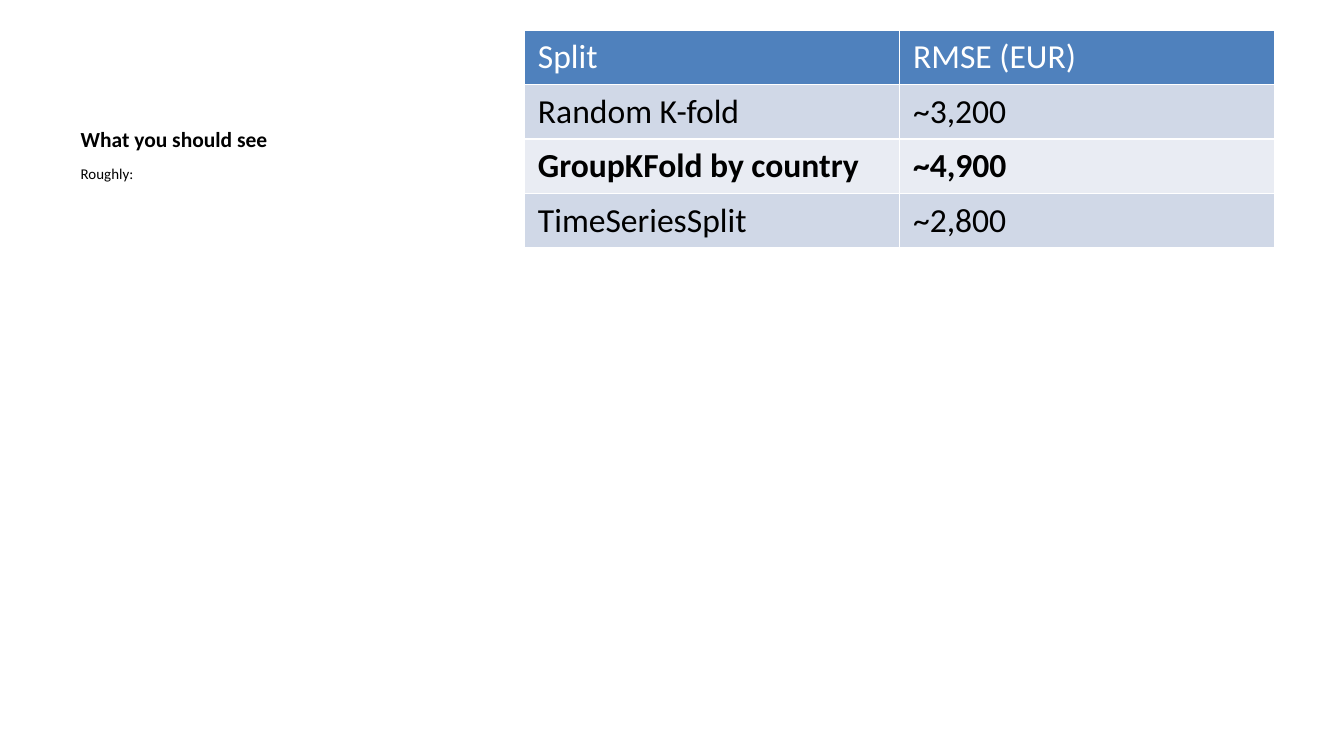
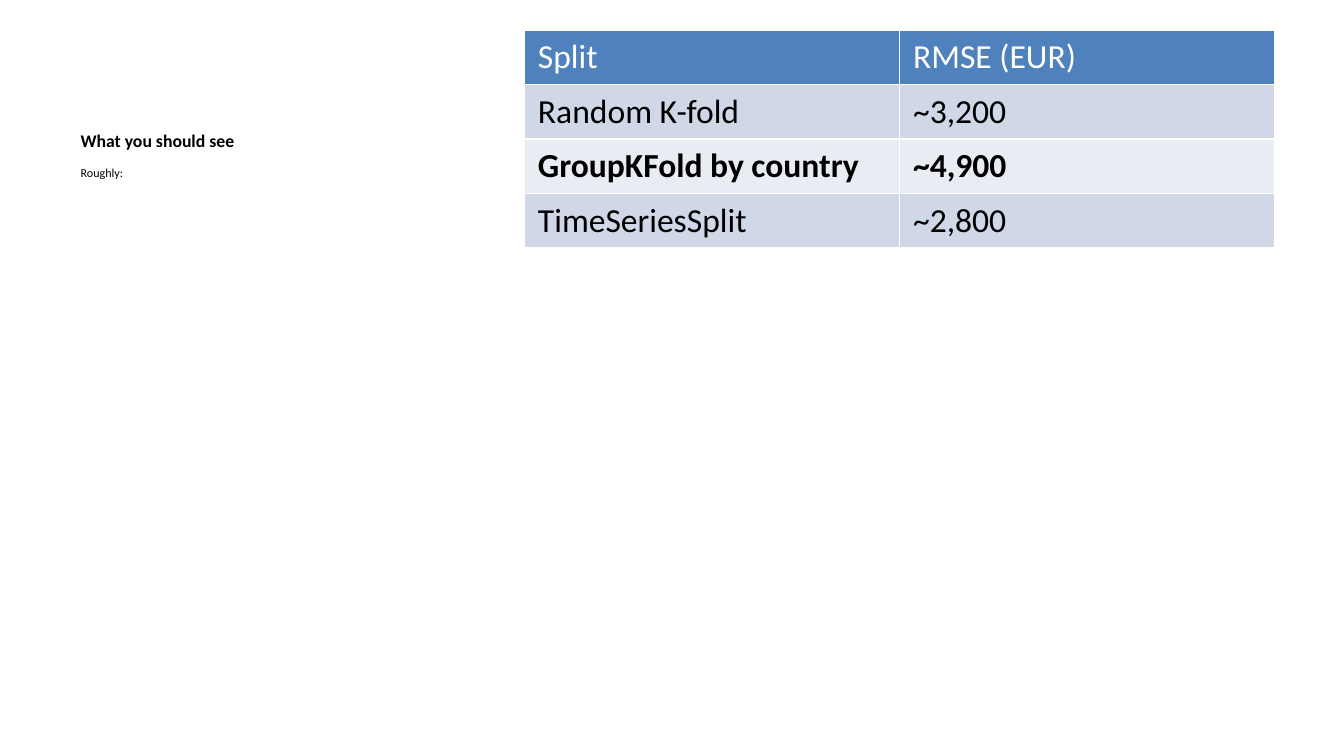
Before and after one commit to warint/quantitative-methods, a slide deck: slide 16 of 04-bias-variance-and-cross-validation/slides.pptx. Drawn at 1344x756 pixels with LibreOffice and Linux fonts; fonts in the diff are those of the drawing. Boxes give left, top, right and bottom in pixels: in the first picture for what was removed or moved away, otherwise in the second. Text is boxed around its words. In the diff, an @@ line names an element or a change of style, - is before the commit and + after.

```diff
--- a/04-bias-variance-and-cross-validation/slides.pptx
+++ b/04-bias-variance-and-cross-validation/slides.pptx
@@ title "What you should see" at <box>81,134,234,150</box>: size 11.5 to 9.5 pt @@
@@ text "Roughly:" at <box>81,168,123,179</box>: size 8 to 6.5 pt @@
```
Also in this commit, not shown: 24 other slides changed, 13 other files.
